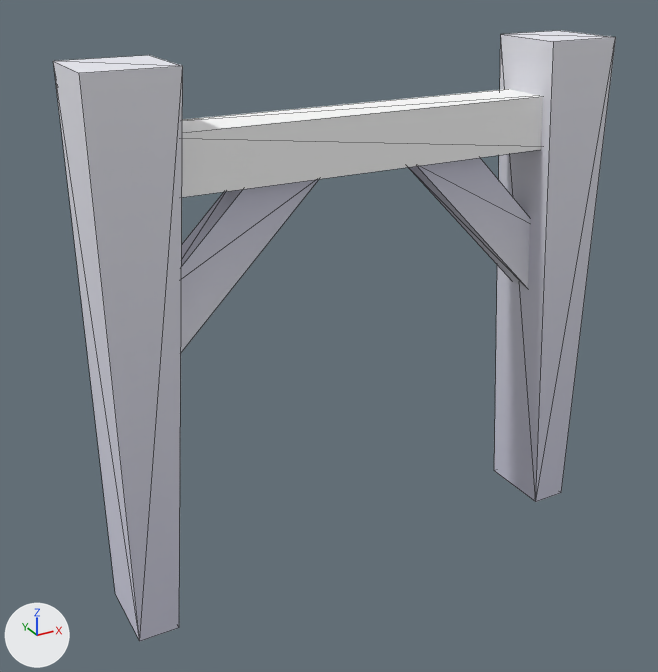
Two versions of the glTF model kenney/mini-dungeon/wood-support.glb, one commit apart.
Rendered twice from a 50 mm lens placed at (-0.824, -1.376, 1.173), pointed at (-0.057, 0.019, 0.475). The axes (+X, +Y, +Z) are drawn at lower left. The lights are the same throughout. The older version comes first. Mesh edges are drawn as thin lines. Vertices at exactly the same position are counted once.

The scene before the commit, as lines of its bpy script (objects in view):
```python
me_wood_support = bpy.data.meshes.new('wood-support')
me_wood_support.from_pydata(...)  # 40 vertices, 48 faces; spans x -0.5..0.5, y -0.075..0.075, z 0.0..1.0
me_wood_support.materials.append(mat_colormap)
ob_wood_support = bpy.data.objects.new('wood-support', me_wood_support)
ob_wood_support.location = (0.0, 0.0, 0.0)
```
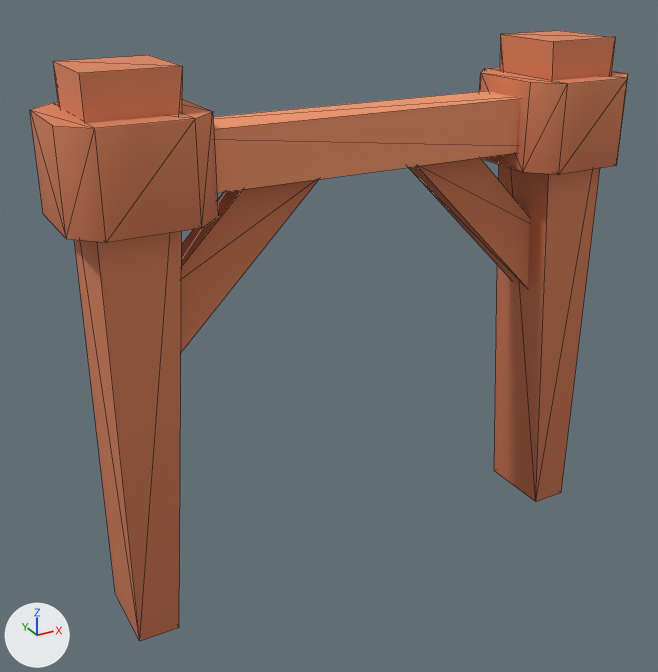
What differs and where, as boxes (x1, y1, x2, y2) in the pictures (658 x 672 px):
'wood-support', reshaped (6% wider)
    before: (53, 30, 616, 641)
    after: (30, 30, 628, 641)
part 1 of me_wood_support, added (brown)
    after: (30, 99, 218, 243)
part 2 of me_wood_support, added (brown)
    after: (479, 67, 628, 174)
part 3 of me_wood_support, surface changed (grey to brown)
    both: (53, 30, 616, 641)

The change, as a list of edits to the scene's bpy script:
```text
Change me_wood_support:
    used by ob_wood_support; location = (0.0, 0.0, 0.0)
    remove me_wood_support.from_pydata(...)  # 40 vertices, 48 faces; spans x -0.5..0.5, y -0.075..0.075, z 0.0..1.0
    add me_wood_support.from_pydata(...)  # 72 vertices, 104 faces; spans x -0.544..0.544, y -0.119..0.119, z 0.0..1.0
    me_wood_support part 1: a new loose piece of 16 vertices spanning x -0.544..-0.306, y -0.119..0.119, z 0.768..0.932, in mat_colormap
    me_wood_support part 2: a new loose piece of 16 vertices spanning x 0.306..0.544, y -0.119..0.119, z 0.768..0.932, in mat_colormap
    me_wood_support part 3: 48 kept faces spanning x -0.5..0.5, y -0.075..0.075, z 0.0..1.0 get new texture (UV) coordinates
```
